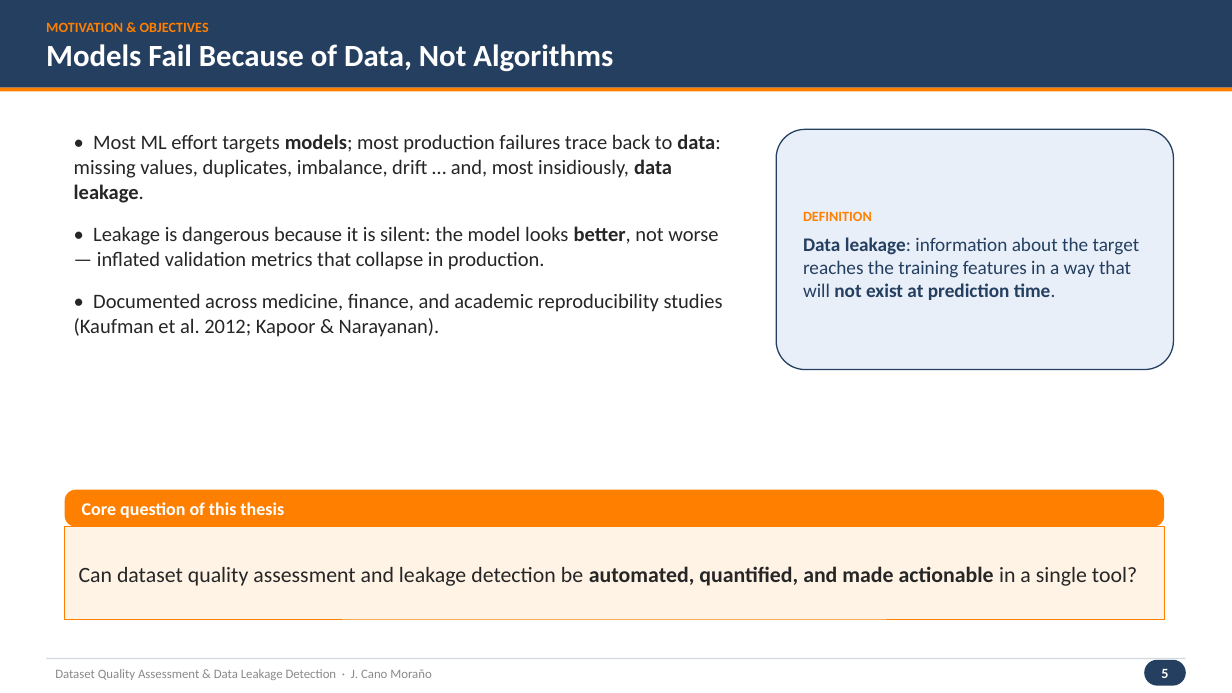
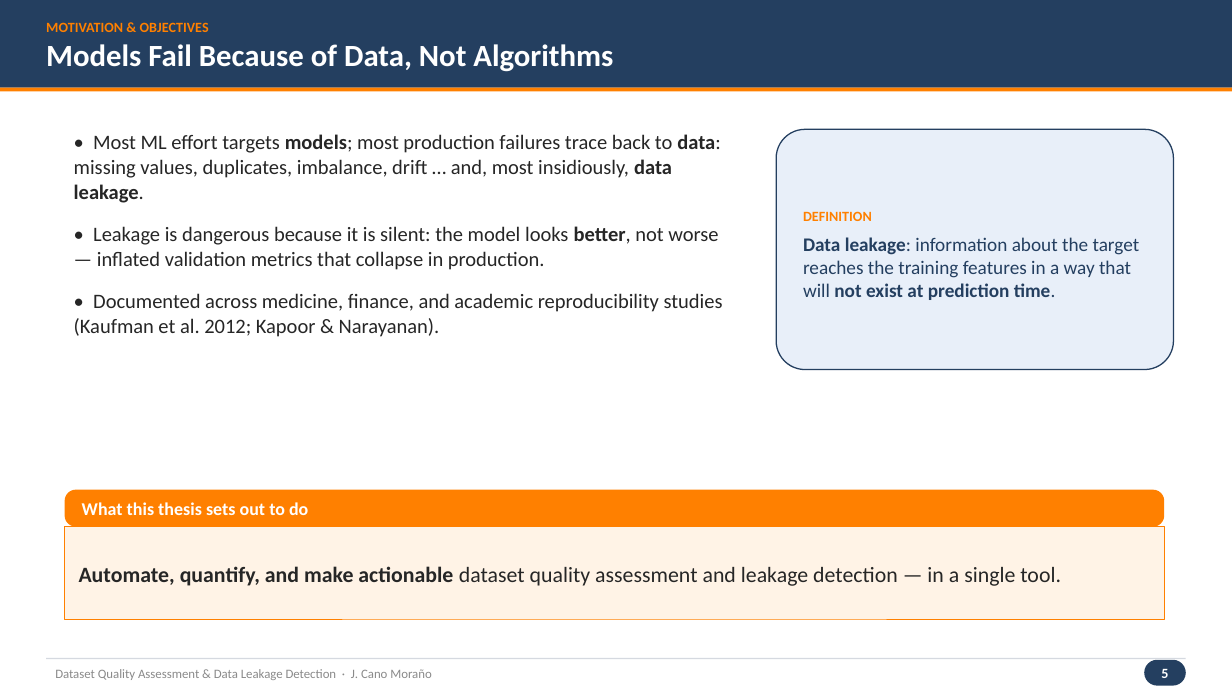
Before and after one commit to jaimecano12/ml-framework, a slide deck: slide 5 of presentation.pptx. Drawn at 1232x693 pixels with LibreOffice and Linux fonts; fonts in the diff are those of the drawing. Boxes give left, top, right and bottom in pixels: in the first picture for what was removed or moved away, otherwise in the second. Text is boxed around its words. In the diff, an @@ line names an element or a change of style, - is before the commit and + after.

```diff
--- a/presentation.pptx
+++ b/presentation.pptx
@@ text in rounded rectangle at <box>82,502,308,515</box>: text changed @@
-Core question of this thesis
+What this thesis sets out to do
@@ text in rectangle at <box>79,566,1061,586</box>: text changed @@
-Can dataset quality assessment and leakage detection be automated, quantified, and made actionable in a single tool?
+Automate, quantify, and make actionable dataset quality assessment and leakage detection — in a single tool.
```
Also in this commit, not shown: 1 other slide changed, 3 other files.
